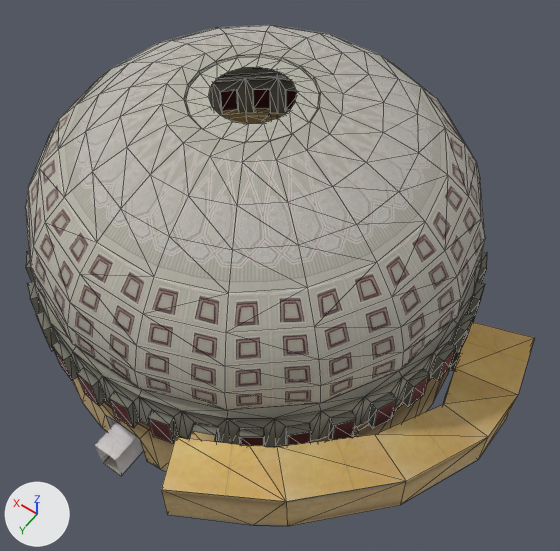
Renders of the OBJ model LP 3D/Spawn.obj from each side of a commit.
One viewpoint serves both versions: a 50 mm lens placed at (-23.2, 29.4, 52.4), pointed at (-3.6, 2.1, 9.4). The axes (+X, +Y, +Z) are drawn at lower left. The lights are the same throughout. Mesh edges are drawn as thin lines on the coarser meshes. Where no turn or scale is listed for an object, it has been applied to the vertices.
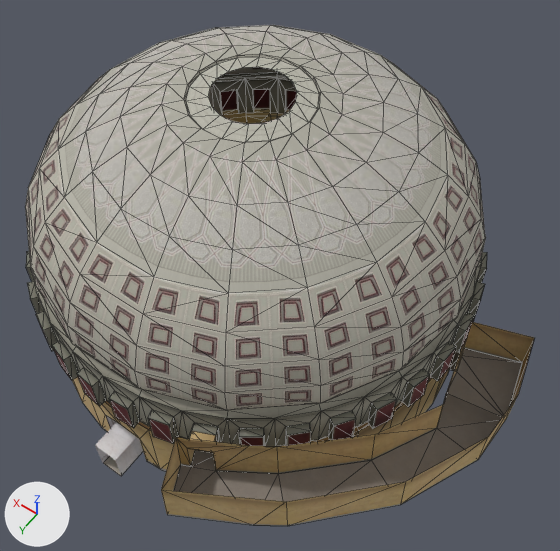
Diff of the bpy script that builds the scene:
```diff
--- a/LP 3D/Spawn.obj.py
+++ b/LP 3D/Spawn.obj.py
@@ me_object045 @@
 # used by ob_object045; location = (0.0, 0.0, 0.0)
-me_object045.from_pydata(...)  # 972 vertices, 1852 faces; spans x -16.5..17.0, y -17.3..16.2, z 6.2..21.8
+me_object045.from_pydata(...)  # 955 vertices, 1852 faces; spans x -16.5..17.0, y -17.3..16.2, z 6.2..21.8
+# me_object045 part 1: 18 vertices removed from x -15.9..16.5, y -16.5..15.7, z 6.2; 1 vertex added at x 0.2, y 15.6, z 6.2
 me_object045.materials.append(mat_material__1150)
@@ ob_object050 @@
-ob_object050 = bpy.data.objects.new('Object050', me_object050)
-ob_object050.location = (0.0, 0.0, 0.0)
```

Boxes [x1, y1, x2, y2] around the edits, measured in the pictures (560 x 551 px):
'Object045', reshaped: before [25, 25, 487, 447]; after [25, 25, 487, 453]
'Object050', deleted (orange): before [161, 322, 534, 502]
part 1 of me_object045, cut back: before [104, 377, 432, 443]; after [105, 401, 151, 430]
'Spawn_Wand_Standart_Segment015', unchanged, uncovered by the edit: after [174, 348, 522, 502]
